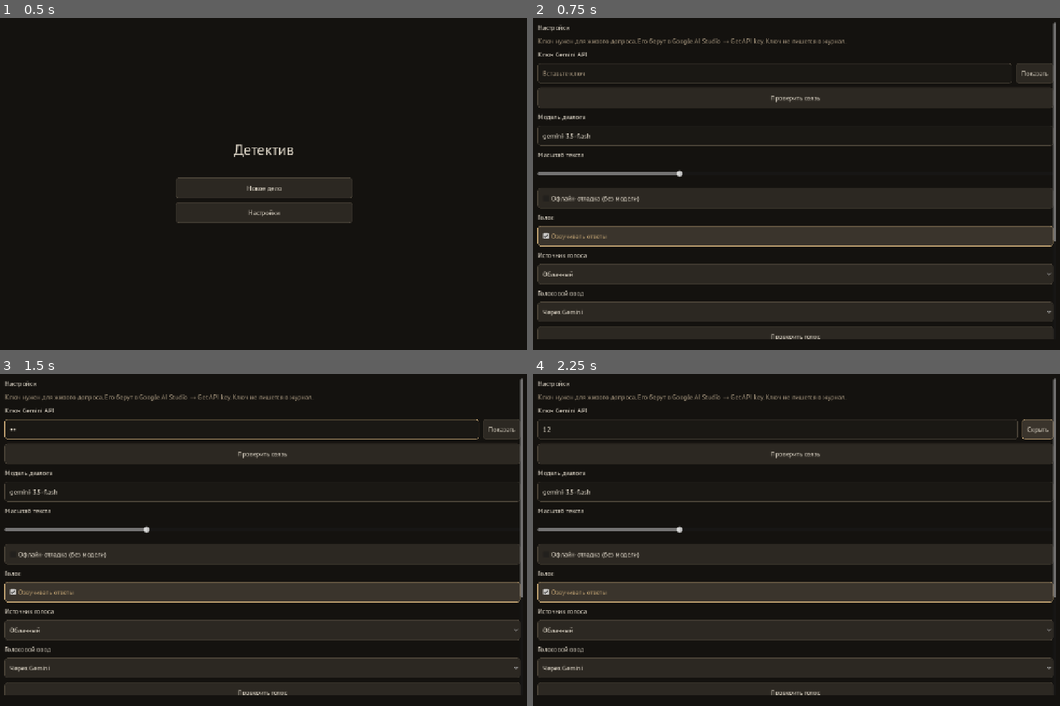
Above: before the commit, frames 1-4 (two rows, left to right).
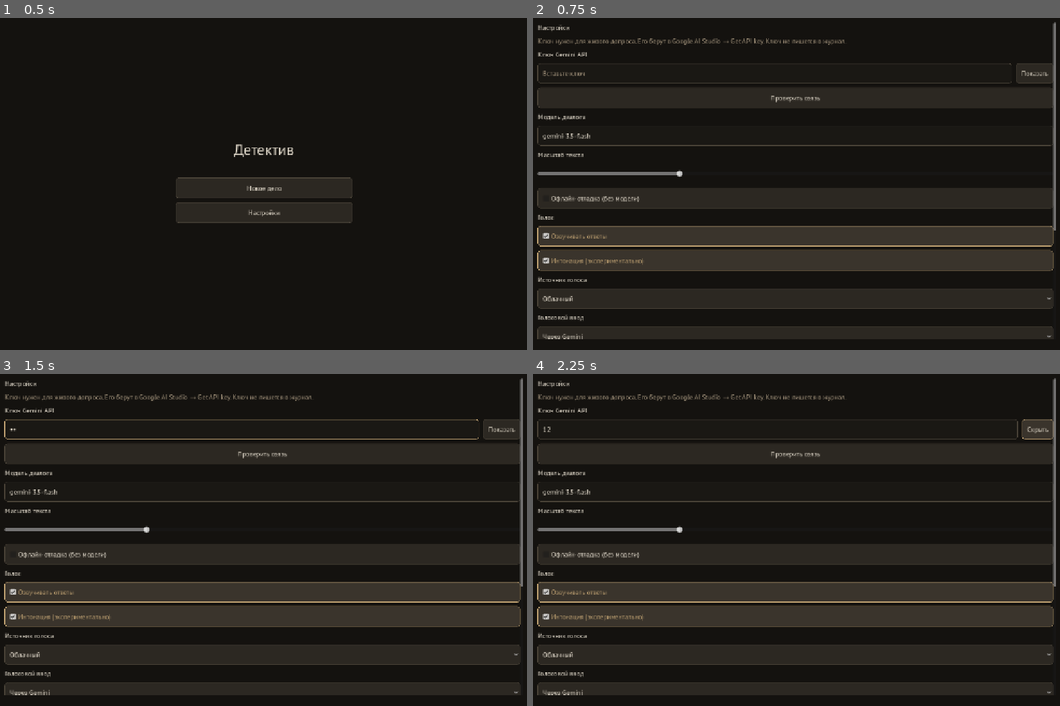
Above: after the commit, the same moments.

Repository: o5wtf/-
Game: Godot game, scene res://src/main.tscn
The game is run twice, just before and just after one commit, with the same random seed, the same clock (stepped at 60 frames per second) and the same inputs.
Inputs (mouse positions are in pixels of both pictures, inside the frame that each line leads up to):
- Up to frame 1 (0.5 s): no input
- Up to frame 2 (0.75 s): click "Новое дело" at 0.5 s
- Up to frame 3 (1.5 s): click (242, 430) at 1.27 s; type "12" at 1.35 s
- Up to frame 4 (2.25 s): click "Показать" at 2 s

Frame 1 is identical in both runs. In frame 2, 6.6% of the frame differs, in the area x 0-100%, y 63-97%; in frame 3, 6.6%; in frame 4, 6.6%.

Commit message:
Добавить английскую подачу, которую синтез не читает вслух.
Реплика по-прежнему очищается. Интонация — английский префикс перед переводом строки, его можно выключить. Кэш озвучки поднят до v4.

Co-authored-by: o5wtf <o5wtf@users.noreply.github.com>

Diff:
--- a/config/config.example.cfg
+++ b/config/config.example.cfg
@@ -22,6 +22,7 @@
 tts_model="gemini-3.8-flash-lite-tts"
 volume=1.0
 rate=1.0
+style_mode="english_prefix"          ; english_prefix | english_tags | plain
 
 [validator]
 leak_max_stems=1
--- a/src/autoload/voice.gd
+++ b/src/autoload/voice.gd
@@ -10,6 +10,7 @@
 var volume: float = 1.0
 var rate: float = 1.0
 var stt_mode: String = "gemini_audio"
+var style_mode: String = VoiceProfiles.DEFAULT_STYLE_MODE
 
 
 func _ready() -> void:
@@ -22,11 +23,13 @@
 	volume = settings.voice_volume
 	rate = settings.voice_rate
 	stt_mode = settings.stt_mode
+	style_mode = settings.style_mode
 	var next := _make(settings.voice_provider)
 	_detach()
 	provider = next
 	provider.user_volume = volume
 	provider.user_rate = rate
+	provider.style_mode = settings.style_mode
 	add_child(provider)
 	provider.voice_error.connect(_on_error)
 	provider.transcript_ready.connect(_on_transcript)
@@ -38,6 +41,7 @@
 		return -1
 	provider.user_volume = volume
 	provider.user_rate = rate
+	provider.style_mode = style_mode
 	return provider.speak(reply, VoiceProfiles.for_agent(agent), emotion, remark)
 
 
@@ -46,6 +50,7 @@
 		return -1
 	provider.user_volume = volume
 	provider.user_rate = rate
+	provider.style_mode = style_mode
 	var profile := VoiceProfiles.for_person("sample", "Анна", "female", 40)
 	return provider.speak(UiStrings.VOICE_SAMPLE, profile, "neutral", "")
 
--- a/src/voice/cloud_voice_provider.gd
+++ b/src/voice/cloud_voice_provider.gd
@@ -125,7 +125,7 @@
 	var emotion := str(job["emotion"])
 	var remark := str(job["remark"])
 	var line := str(job["text"])
-	var cache_key := VoiceCache.key_for(profile.voice_name, emotion, remark, line)
+	var cache_key := VoiceCache.key_for(profile.voice_name, emotion, line, style_mode)
 	var cached := VoiceCache.load(cache_key)
 	var pcm: PackedByteArray = PackedByteArray()
 	var mix_rate := 24000
@@ -133,7 +133,7 @@
 		pcm = cached["pcm"]
 		mix_rate = int(cached["mix_rate"])
 	else:
-		var result: Dictionary = await speech.synthesize(line, profile.voice_name, emotion, remark)
+		var result: Dictionary = await speech.synthesize(line, profile.voice_name, emotion, remark, -1.0, style_mode)
 		if not result.get("ok", false):
 			var kind := str(result.get("error", "unsupported"))
 			voice_error.emit(kind, str(result.get("message", "")))
--- a/src/voice/gemini_speech.gd
+++ b/src/voice/gemini_speech.gd
@@ -46,8 +46,9 @@
 	_transport = http
 
 
-func synthesize(reply: String, voice_name: String, emotion: String, remark: String, timeout: float = -1.0) -> Dictionary:
-	_prompt = VoiceProfiles.style_prompt(reply, emotion, remark)
+func synthesize(reply: String, voice_name: String, emotion: String, remark: String, timeout: float = -1.0, style_mode: String = "") -> Dictionary:
+	var mode := style_mode if style_mode != "" else VoiceProfiles.DEFAULT_STYLE_MODE
+	_prompt = VoiceProfiles.style_prompt(reply, emotion, remark, mode)
 	_voice_name = voice_name
 	var chain := _chain(session_tts_model, tts_model, TTS_MODELS)
 	var limit := timeout_s if timeout < 0.0 else timeout
--- a/src/voice/voice_cache.gd
+++ b/src/voice/voice_cache.gd
@@ -5,10 +5,10 @@
 static var directory := "user://voice_cache"
 
 
-static func key_for(voice_name: String, emotion: String, remark: String, reply: String) -> String:
+static func key_for(voice_name: String, emotion: String, reply: String, style_mode: String) -> String:
 	var ctx := HashingContext.new()
 	ctx.start(HashingContext.HASH_SHA256)
-	var payload := "v3|%s|%s|%s|%s" % [voice_name, emotion, remark.strip_edges(), reply.strip_edges()]
+	var payload := "v4|%s|%s|%s|%s" % [style_mode, voice_name, emotion, reply.strip_edges()]
 	ctx.update(payload.to_utf8_buffer())
 	return ctx.finish().hex_encode()
 
--- a/src/voice/voice_profiles.gd
+++ b/src/voice/voice_profiles.gd
@@ -46,6 +46,12 @@
 	"спокойно", "ровно", "нервно", "сбивчиво", "тихо", "испуганно", "печально",
 	"резко", "гневно", "холодно", "сдержанно", "медленно", "презрительно",
 ]
+const STYLE_PLAIN := "plain"
+const STYLE_ENGLISH_PREFIX := "english_prefix"
+const STYLE_ENGLISH_TAGS := "english_tags"
+## По умолчанию английская инструкция: её живая проверка на gemini-3.8-flash-tts
+## не зачитывала, в отличие от русских скобок. plain — запасной режим без подачи.
+const DEFAULT_STYLE_MODE := STYLE_ENGLISH_PREFIX
 
 
 static func spoken_text(reply: String) -> String:
@@ -58,8 +64,51 @@
 	return line
 
 
-static func style_prompt(reply: String, _emotion: String, _remark: String) -> String:
-	return spoken_text(reply)
+static func normalize_style(mode: String) -> String:
+	var name := mode.strip_edges()
+	if name == STYLE_PLAIN or name == STYLE_ENGLISH_PREFIX or name == STYLE_ENGLISH_TAGS:
+		return name
+	return DEFAULT_STYLE_MODE
+
+
+static func style_prompt(reply: String, emotion: String, _remark: String, mode: String = DEFAULT_STYLE_MODE) -> String:
+	var line := spoken_text(reply)
+	if line == "":
+		return ""
+	var chosen := normalize_style(mode)
+	if chosen == STYLE_PLAIN:
+		return line
+	var tone := _english_tone(emotion)
+	if chosen == STYLE_ENGLISH_TAGS:
+		return "%s\n%s" % [_english_tags(tone), line]
+	return "Read the following Russian line in a %s tone. Speak only the Russian line:\n%s" % [tone, line]
+
+
+static func _english_tone(emotion: String) -> String:
+	match emotion:
+		"nervous":
+			return "nervous, hesitant"
+		"scared":
+			return "scared, quiet"
+		"sad":
+			return "sad"
+		"angry":
+			return "angry, sharp"
+		"controlled":
+			return "cold, restrained"
+		"contemptuous":
+			return "slow, contemptuous"
+		_:
+			return "calm"
+
+
+static func _english_tags(tone: String) -> String:
+	var tags: PackedStringArray = PackedStringArray()
+	for word in tone.split(","):
+		var clean := str(word).strip_edges()
+		if clean != "":
+			tags.append("[%s]" % clean)
+	return " ".join(tags)
 
 
 static func playback_rate(emotion: String, user_rate: float) -> float:
--- a/src/voice/voice_provider.gd
+++ b/src/voice/voice_provider.gd
@@ -8,6 +8,7 @@
 
 var user_volume: float = 1.0
 var user_rate: float = 1.0
+var style_mode: String = VoiceProfiles.DEFAULT_STYLE_MODE
 
 
 func is_tts_available() -> bool:
--- a/tests/test_ui_smoke.gd
+++ b/tests/test_ui_smoke.gd
@@ -3,7 +3,7 @@
 const SCENES := {
 	"res://src/main.tscn": ["NewCaseButton", "ContinueButton", "RestartButton", "SettingsButton"],
 	"res://ui/screens/main_menu.tscn": ["NewCaseButton", "ContinueButton", "RestartButton", "SettingsButton"],
-	"res://ui/screens/settings.tscn": ["KeyField", "ShowKeyButton", "TestConnectionButton", "ModelField", "ScaleSlider", "MockCheck", "VoiceToggle", "VoiceSource", "VoiceInput", "TestVoiceButton", "SaveButton", "BackButton"],
+	"res://ui/screens/settings.tscn": ["KeyField", "ShowKeyButton", "TestConnectionButton", "ModelField", "ScaleSlider", "MockCheck", "VoiceToggle", "IntonationToggle", "VoiceSource", "VoiceInput", "TestVoiceButton", "SaveButton", "BackButton"],
 	"res://ui/screens/briefing.tscn": ["TitleLabel", "BriefingLabel", "StartButton"],
 	"res://ui/screens/suspects.tscn": ["List"],
 	"res://ui/screens/interrogation.tscn": ["SendButton", "PromptField", "EvidenceButton", "NotebookButton", "ContradictionButton", "MicButton", "HintYesButton", "RetryButton"],
--- a/tests/test_voice_provider.gd
+++ b/tests/test_voice_provider.gd
@@ -33,21 +33,30 @@
 
 
 func test_style_prompt_is_only_the_spoken_line() -> void:
-	for emotion in ["calm", "neutral", "nervous", "scared", "sad", "angry", "controlled", "contemptuous"]:
-		var prompt := VoiceProfiles.style_prompt("Только это.", emotion, "отводит взгляд")
-		assert_eq(prompt, "Только это.")
-		assert_false(prompt.contains("["))
-		assert_false(prompt.contains("]"))
-		assert_false(prompt.contains("("))
-		assert_false(prompt.contains("*"))
-		for word in VoiceProfiles.MOOD_WORDS:
-			assert_false(prompt.to_lower().contains(word), "%s/%s" % [emotion, word])
+	var emotions := ["calm", "neutral", "nervous", "scared", "sad", "angry", "controlled", "contemptuous"]
+	for emotion in emotions:
+		for mode in [VoiceProfiles.STYLE_ENGLISH_PREFIX, VoiceProfiles.STYLE_ENGLISH_TAGS]:
+			var prompt := VoiceProfiles.style_prompt("Только это.", emotion, "отводит взгляд", mode)
+			var russian := prompt.substr(prompt.rfind("\n") + 1)
+			assert_eq(russian, "Только это.")
+			assert_false(russian.contains("["), mode)
+			assert_false(russian.contains("]"), mode)
+			for word in VoiceProfiles.MOOD_WORDS:
+				assert_false(prompt.to_lower().contains(word), "%s/%s" % [emotion, word])
+			for phrase in ["скажи", "произнеси", "вслух", "отводит"]:
+				assert_false(prompt.to_lower().contains(phrase), phrase)
+		assert_eq(VoiceProfiles.style_prompt("Только это.", emotion, "отводит взгляд", VoiceProfiles.STYLE_PLAIN), "Только это.")
+	var cold := VoiceProfiles.style_prompt("Хватит.", "controlled", "молчит", VoiceProfiles.STYLE_ENGLISH_PREFIX)
+	assert_true(cold.begins_with("Read the following Russian line in a cold, restrained tone."))
+	assert_true(cold.ends_with("\nХватит."))
+	var tags := VoiceProfiles.style_prompt("Хватит.", "nervous", "молчит", VoiceProfiles.STYLE_ENGLISH_TAGS)
+	assert_true(tags.begins_with("[nervous] [hesitant]\n"))
 	assert_eq(VoiceProfiles.spoken_text("Холодно, сдержанно: Я уже всё рассказал."), "Я уже всё рассказал.")
 	assert_eq(VoiceProfiles.spoken_text("(нервно) Я не знаю."), "Я не знаю.")
 	assert_eq(VoiceProfiles.spoken_text("*вздыхает* Оставьте меня."), "Оставьте меня.")
 	assert_eq(VoiceProfiles.spoken_text("— тихо — Я был дома."), "Я был дома.")
 	assert_eq(VoiceProfiles.spoken_text("[холодно, сдержанно] Хватит."), "Хватит.")
-	assert_eq(VoiceProfiles.style_prompt("[холодно, сдержанно] Хватит.", "controlled", "молчит"), "Хватит.")
+	assert_eq(VoiceProfiles.style_prompt("[холодно, сдержанно] Хватит.", "controlled", "молчит", VoiceProfiles.STYLE_PLAIN), "Хватит.")
 
 
 func test_l16_and_wav_roundtrip() -> void:
@@ -82,7 +91,7 @@
 	assert_eq(transport.seen.size(), 2)
 	assert_true(str(transport.seen[1]["url"]).contains("gemini-3.8-flash-tts"))
 	assert_false(str(transport.seen[0]["body"]).contains(SECRET))
-	var cache_path := VoiceCache.path_for(VoiceCache.key_for(profile.voice_name, "calm", "кивает", "Добрый день."))
+	var cache_path := VoiceCache.path_for(VoiceCache.key_for(profile.voice_name, "calm", "Добрый день.", VoiceProfiles.DEFAULT_STYLE_MODE))
 	assert_true(FileAccess.file_exists(cache_path))
 	assert_false(FileAccess.get_file_as_string(cache_path).contains(SECRET))
 	provider.speak("Добрый день.", profile, "calm", "кивает")
--- a/ui/screens/settings.gd
+++ b/ui/screens/settings.gd
@@ -10,6 +10,7 @@
 var _scale: HSlider
 var _mock: CheckBox
 var _voice_on: CheckBox
+var _intonation: CheckBox
 var _source: OptionButton
 var _stt: OptionButton
 var _volume: HSlider
@@ -85,6 +86,11 @@
 	_voice_on.text = UiStrings.VOICE_TOGGLE
 	_voice_on.custom_minimum_size = Vector2(0, 48)
 	scroll_box.add_child(_voice_on)
+	_intonation = CheckBox.new()
+	_intonation.name = "IntonationToggle"
+	_intonation.text = UiStrings.VOICE_INTONATION
+	_intonation.custom_minimum_size = Vector2(0, 48)
+	scroll_box.add_child(_intonation)
 	scroll_box.add_child(UiWidgets.label(UiStrings.VOICE_SOURCE))
 	_source = OptionButton.new()
 	_source.name = "VoiceSource"
@@ -139,6 +145,7 @@
 	_scale.value = store.text_scale
 	_mock.button_pressed = store.provider == "mock"
 	_voice_on.button_pressed = store.voice_enabled
+	_intonation.button_pressed = store.style_mode != VoiceProfiles.STYLE_PLAIN
 	_source.select(1 if store.voice_provider == "builtin" else 0)
 	_stt.select(_stt_index(store.stt_mode))
 	_volume.value = store.voice_volume
@@ -250,7 +257,17 @@
 		"volume": _volume.value,
 		"rate": _rate.value,
 		"tts_model": SettingsStore.load_current().tts_model,
+		"style_mode": _style_mode_to_save(),
 	}
+
+
+func _style_mode_to_save() -> String:
+	if not _intonation.button_pressed:
+		return VoiceProfiles.STYLE_PLAIN
+	var current := SettingsStore.load_current().style_mode
+	if current == VoiceProfiles.STYLE_ENGLISH_TAGS:
+		return current
+	return VoiceProfiles.DEFAULT_STYLE_MODE
 
 
 func _stt_index(mode: String) -> int:
--- a/ui/settings_store.gd
+++ b/ui/settings_store.gd
@@ -14,6 +14,7 @@
 var voice_volume: float = 1.0
 var voice_rate: float = 1.0
 var tts_model: String = "gemini-3.8-flash-lite-tts"
+var style_mode: String = VoiceProfiles.DEFAULT_STYLE_MODE
 
 
 static func load_current() -> SettingsStore:
@@ -34,6 +35,7 @@
 		var model := str(file.get_value("voice", "tts_model", store.tts_model)).strip_edges()
 		if model != "":
 			store.tts_model = model
+		store.style_mode = VoiceProfiles.normalize_style(str(file.get_value("voice", "style_mode", store.style_mode)))
 	return store
 
 
@@ -55,6 +57,8 @@
 		file.set_value("voice", "rate", clampf(float(voice.get("rate", 1.0)), 0.8, 1.3))
 		file.set_value("voice", "tts_model", str(voice.get("tts_model", "gemini-3.8-flash-lite-tts")))
 		file.set_value("voice", "cloud_vendor", "gemini")
+		if voice.has("style_mode"):
+			file.set_value("voice", "style_mode", VoiceProfiles.normalize_style(str(voice["style_mode"])))
 	file.save(PATH)
 
 
--- a/ui/strings.gd
+++ b/ui/strings.gd
@@ -23,6 +23,7 @@
 const HIDE_KEY := "Скрыть"
 const TEST_LINK := "Проверить связь"
 const VOICE_TOGGLE := "Озвучивать ответы"
+const VOICE_INTONATION := "Интонация (экспериментально)"
 const VOICE_SOURCE := "Источник голоса"
 const VOICE_CLOUD := "Облачный"
 const VOICE_BUILTIN := "Встроенный в устройство"
Not shown, changed: docs/ARCHITECTURE.md
Not shown, changed: docs/LLM_PROTOCOL.md
